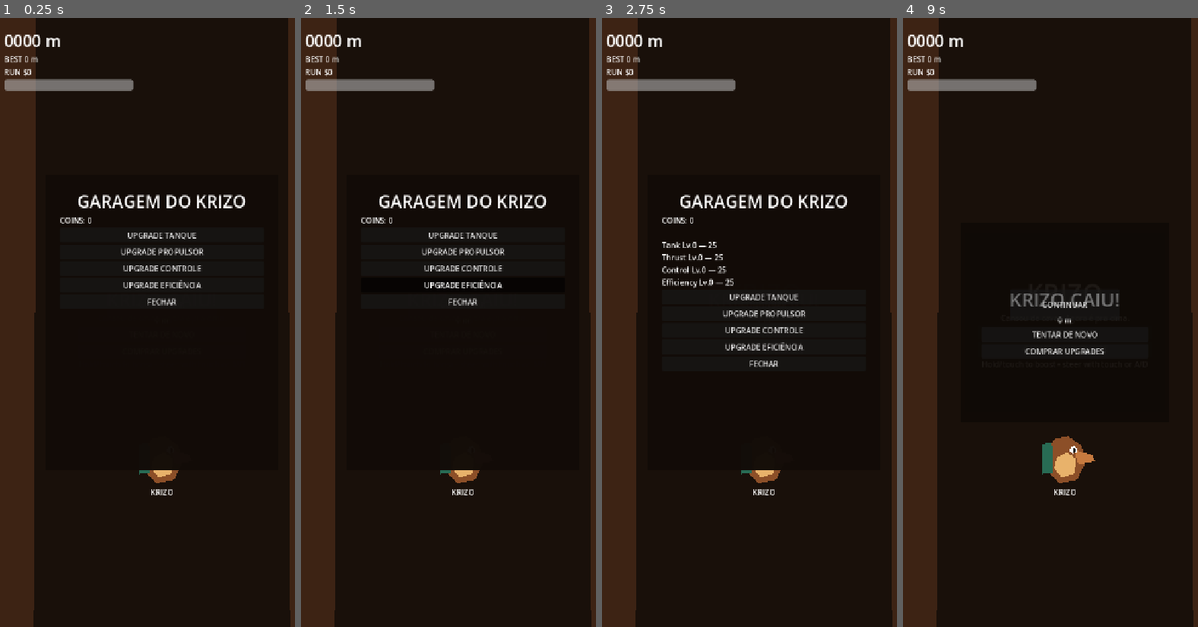
Above: before the commit, frames 1-4 (left to right).
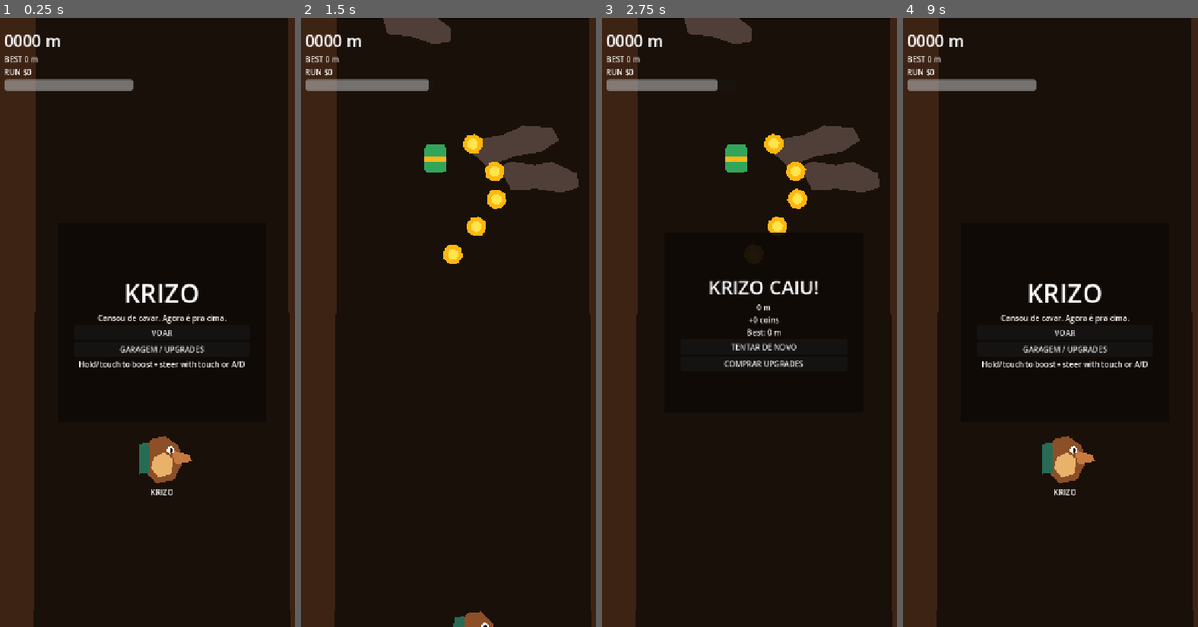
Above: after the commit, the same moments.

Repository: andrefa/krizo
Game: Godot game, scene res://scenes/game/game.tscn
Same seed, same stepped clock (60 frames per second), same inputs: the game is played once before the commit and once after it.
Inputs (mouse positions are in pixels of both pictures, inside the frame that each line leads up to):
- Up to frame 1 (0.25 s): no input
- Up to frame 2 (1.5 s): click "VOAR" at 0.5 s; move the mouse to (537, 292) at 1.27 s; press the mouse at (537, 292) at 1.28 s; hold D (move_right) from 1.28 s (still down)
- Up to frame 3 (2.75 s): release D (move_right) at 2 s; release the mouse at (838, 292) at 2 s; drag from (696, 352) to (746, 444) at 2.02 s
- Up to frame 4 (9 s): click "TENTAR DE NOVO" at 2.75 s; click "GARAGEM / UPGRADES" at 3.5 s; click "UPGRADE TANQUE" at 4.25 s; click "COMPRAR UPGRADES" (after the commit: "GARAGEM / UPGRADES") at 5 s; click "UPGRADE PROPULSOR" at 5.75 s; click (1065, 304) at 6.5 s, where only the run before the commit has a clickable "CONTINUAR"; click "UPGRADE CONTROLE" at 7.25 s; click "UPGRADE EFICIÊNCIA" at 8 s; click "FECHAR" at 8.75 s

The runs differ from the first frame. In frame 1, 3.6% of the frame differs, in the area x 20-84%, y 29-75%; in frame 2, 6.0%; in frame 3, 7.0%, in the area x 11-99%, y 0-98%; in frame 4, 1.9%.
Error before the commit: Parse Error: Cannot infer the type of "lean" variable because the value doesn't have a set type. (res://scripts/player/krizo.gd:82)

Commit message:
Fix player typing and Variant inference for Godot 4.7

Diff:
--- a/scripts/player/krizo.gd
+++ b/scripts/player/krizo.gd
@@ -1,25 +1,26 @@
 extends CharacterBody2D
+class_name KrizoPlayer
 
 signal altitude_changed(meters: int)
 signal fuel_changed(ratio: float)
 signal crashed
 signal coin_collected(total_this_run: int)
 
-var gravity := GameBalance.BASE_GRAVITY
-var thrust := GameBalance.BASE_THRUST
-var horizontal_speed := GameBalance.BASE_HORIZONTAL_SPEED
-var fuel_capacity := GameBalance.BASE_FUEL_CAPACITY
-var fuel_burn_per_second := GameBalance.BASE_BURN_RATE
-var fuel_recharge_per_second := GameBalance.BASE_RECHARGE_RATE
-var max_fall_speed := 720.0
-var horizontal_acceleration := 1150.0
+var gravity: float = GameBalance.BASE_GRAVITY
+var thrust: float = GameBalance.BASE_THRUST
+var horizontal_speed: float = GameBalance.BASE_HORIZONTAL_SPEED
+var fuel_capacity: float = GameBalance.BASE_FUEL_CAPACITY
+var fuel_burn_per_second: float = GameBalance.BASE_BURN_RATE
+var fuel_recharge_per_second: float = GameBalance.BASE_RECHARGE_RATE
+var max_fall_speed: float = 720.0
+var horizontal_acceleration: float = 1150.0
 
-var fuel := 0.0
-var start_y := 0.0
-var alive := true
-var run_coins := 0
-var touch_active := false
-var touch_x := 360.0
+var fuel: float = 0.0
+var start_y: float = 0.0
+var alive: bool = true
+var run_coins: int = 0
+var touch_active: bool = false
+var touch_x: float = 360.0
 
 @onready var body: Polygon2D = $Visual/Body
 @onready var flame: Polygon2D = $Visual/Flame
@@ -39,53 +40,55 @@
 
 func _physics_process(delta: float) -> void:
 	if not alive:
-		velocity.y = min(velocity.y + gravity * delta, max_fall_speed)
+		velocity.y = minf(velocity.y + gravity * delta, max_fall_speed)
 		velocity.x = move_toward(velocity.x, 0.0, 350.0 * delta)
-		visual.rotation = lerp(visual.rotation, 0.55, 2.0 * delta)
+		visual.rotation = lerpf(visual.rotation, 0.55, 2.0 * delta)
 		move_and_slide()
 		return
 
-	var horizontal := Input.get_axis("move_left", "move_right")
+	var horizontal: float = Input.get_axis("move_left", "move_right")
 	if touch_active:
-		var error := touch_x - global_position.x
-		horizontal = clamp(error / 130.0, -1.0, 1.0)
+		var horizontal_error: float = touch_x - global_position.x
+		horizontal = clampf(horizontal_error / 130.0, -1.0, 1.0)
 	velocity.x = move_toward(velocity.x, horizontal * horizontal_speed, horizontal_acceleration * delta)
 
-	var boosting := (Input.is_action_pressed("jetpack") or touch_active) and fuel > 0.0
-	velocity.y = min(velocity.y + gravity * delta, max_fall_speed)
+	var boosting: bool = (Input.is_action_pressed("jetpack") or touch_active) and fuel > 0.0
+	velocity.y = minf(velocity.y + gravity * delta, max_fall_speed)
 	if boosting:
 		velocity.y -= thrust * delta
-		fuel = max(0.0, fuel - fuel_burn_per_second * delta)
+		fuel = maxf(0.0, fuel - fuel_burn_per_second * delta)
 	else:
-		fuel = min(fuel_capacity, fuel + fuel_recharge_per_second * delta)
+		fuel = minf(fuel_capacity, fuel + fuel_recharge_per_second * delta)
 
 	_update_visuals(boosting, delta)
 	move_and_slide()
-	global_position.x = clamp(global_position.x, GameBalance.WORLD_LEFT, GameBalance.WORLD_RIGHT)
+	global_position.x = clampf(global_position.x, GameBalance.WORLD_LEFT, GameBalance.WORLD_RIGHT)
 
-	var meters := current_altitude()
+	var meters: int = current_altitude()
 	altitude_changed.emit(meters)
 	fuel_changed.emit(fuel / fuel_capacity)
 
 func _unhandled_input(event: InputEvent) -> void:
 	if event is InputEventScreenTouch:
-		touch_active = event.pressed
-		touch_x = event.position.x
+		var touch_event: InputEventScreenTouch = event as InputEventScreenTouch
+		touch_active = touch_event.pressed
+		touch_x = touch_event.position.x
 	elif event is InputEventScreenDrag:
+		var drag_event: InputEventScreenDrag = event as InputEventScreenDrag
 		touch_active = true
-		touch_x = event.position.x
+		touch_x = drag_event.position.x
 
 func _update_visuals(boosting: bool, delta: float) -> void:
 	flame.visible = boosting
 	if boosting:
 		flame.scale.y = 0.85 + randf() * 0.35
-	var lean := clamp(velocity.x / max(horizontal_speed, 1.0), -1.0, 1.0) * 0.22
-	visual.rotation = lerp(visual.rotation, lean, 8.0 * delta)
-	var target_scale := Vector2(0.97, 1.05) if boosting else Vector2.ONE
+	var lean: float = clampf(velocity.x / maxf(horizontal_speed, 1.0), -1.0, 1.0) * 0.22
+	visual.rotation = lerpf(visual.rotation, lean, 8.0 * delta)
+	var target_scale: Vector2 = Vector2(0.97, 1.05) if boosting else Vector2.ONE
 	visual.scale = visual.scale.lerp(target_scale, 10.0 * delta)
 
 func current_altitude() -> int:
-	return max(0, int((start_y - global_position.y) / GameBalance.PIXELS_PER_METER))
+	return maxi(0, int((start_y - global_position.y) / GameBalance.PIXELS_PER_METER))
 
 func crash() -> void:
 	if not alive:
@@ -93,13 +96,13 @@
 	alive = false
 	body.color = Color("8a3d32")
 	flame.visible = false
-	velocity.y = max(velocity.y, 120.0)
+	velocity.y = maxf(velocity.y, 120.0)
 	crashed.emit()
 
 func refuel(amount: float) -> void:
 	if not alive:
 		return
-	fuel = min(fuel_capacity, fuel + amount)
+	fuel = minf(fuel_capacity, fuel + amount)
 	fuel_changed.emit(fuel / fuel_capacity)
 
 func collect_coin(amount: int = 1) -> void:
